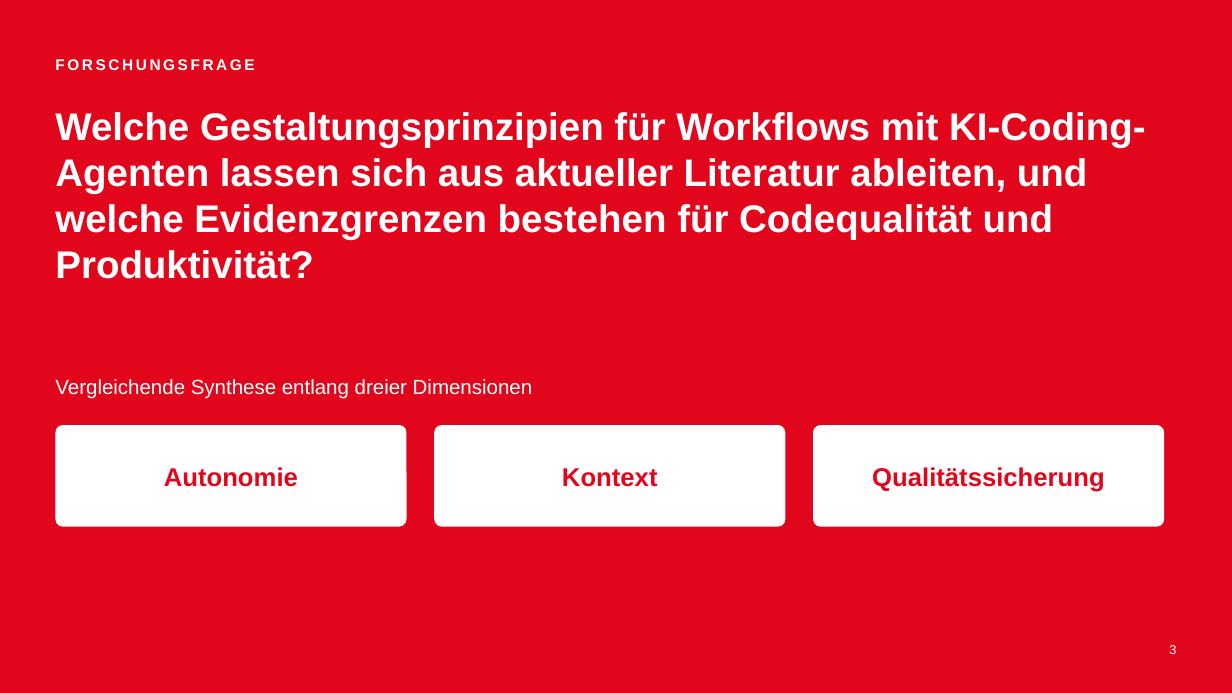
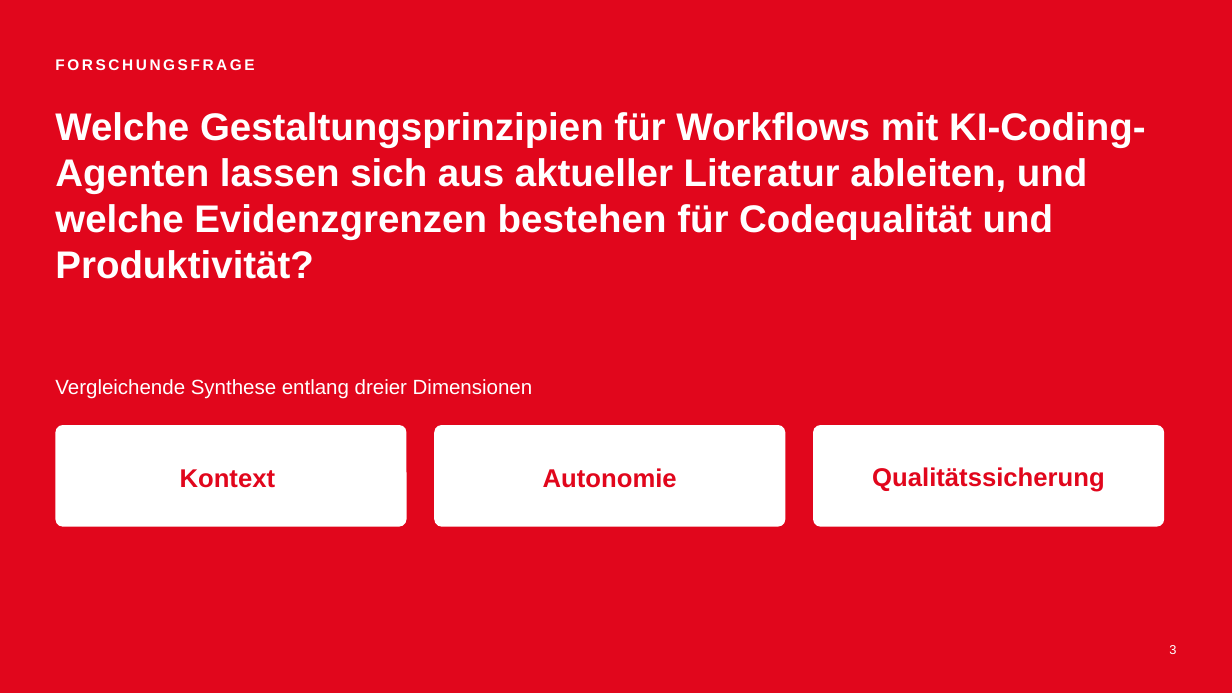
Before and after one commit to Spaculea/neue_konzepte_informatik_abgabe, a slide deck: slide 3 of CODEX/praesentation/KI-Coding-Agenten_Praesentation.pptx. Drawn at 1232x693 pixels with LibreOffice and Linux fonts; fonts in the diff are those of the drawing. Boxes give left, top, right and bottom in pixels: in the first picture for what was removed or moved away, otherwise in the second. Text is boxed around its words. In the diff, an @@ line names an element or a change of style, - is before the commit and + after.

Commit message:
folie 3 geändert

```diff
--- a/CODEX/praesentation/KI-Coding-Agenten_Praesentation.pptx
+++ b/CODEX/praesentation/KI-Coding-Agenten_Praesentation.pptx
@@ text "Kontext": place and size @@
-text "Kontext" at [562,468,658,487]
+text "Kontext" at [180,469,276,488]
@@ text "Autonomie": place and size @@
-text "Autonomie" at [164,467,298,487]
+text "Autonomie" at [543,468,677,488]
```
